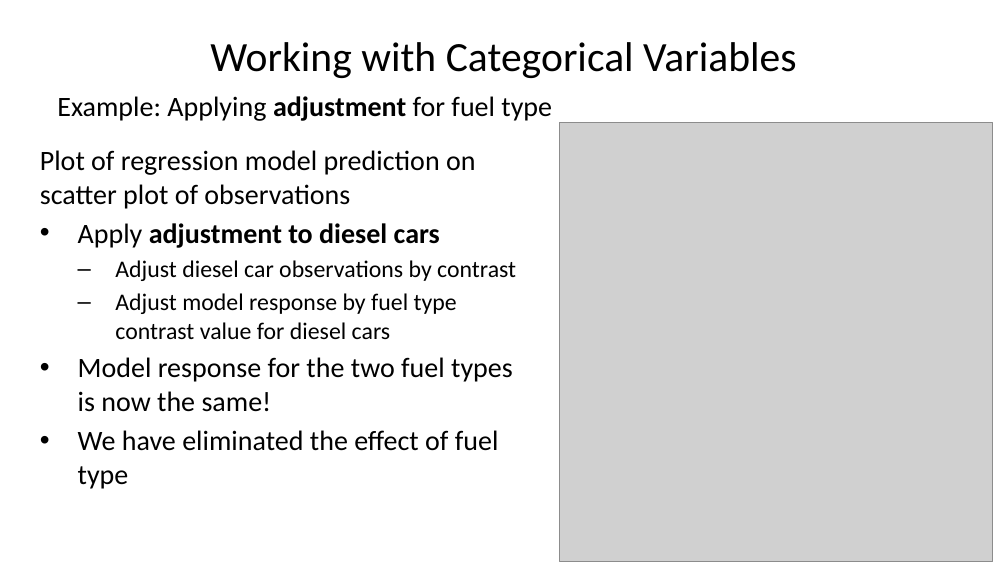
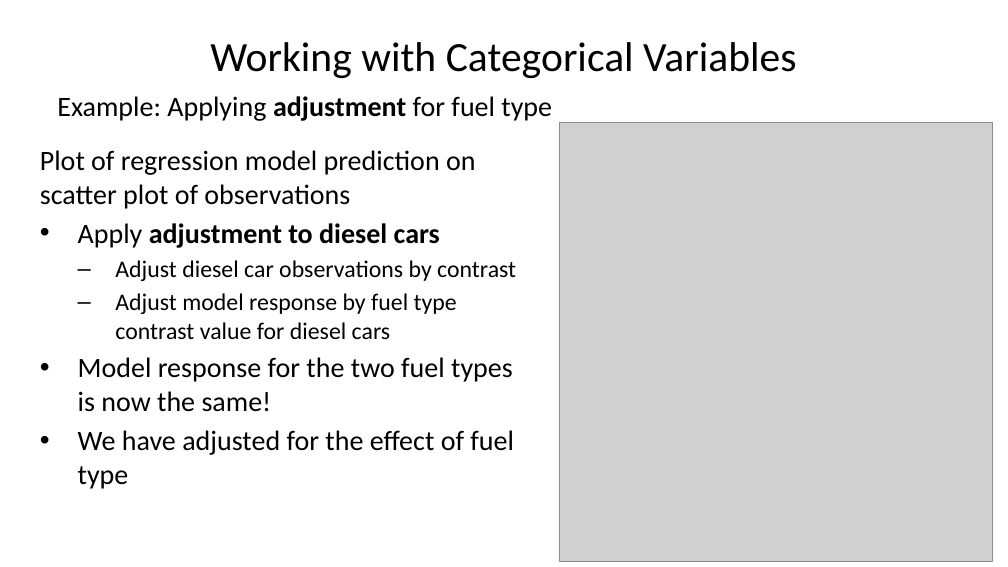
Before and after one commit to StephenElston/CSCI-E-83, a slide deck: slide 21 of LectureSlides/09_GeneralizingTheLinearModel.pptx. Drawn at 1008x567 pixels with LibreOffice and Linux fonts; fonts in the diff are those of the drawing; grey boxes stand for pictures. Boxes give left, top, right and bottom in pixels: in the first picture for what was removed or moved away, otherwise in the second. Text is boxed around its words. In the diff, an @@ line names an element or a change of style, - is before the commit and + after.

Commit message:
Updates from lecture

```diff
--- a/LectureSlides/09_GeneralizingTheLinearModel.pptx
+++ b/LectureSlides/09_GeneralizingTheLinearModel.pptx
@@ text at (x1=78, y1=430, x2=514, y2=489): text changed @@
-• We have eliminated the effect of fuel type
+• We have adjusted for the effect of fuel type
```
Also in this commit, not shown: 4 slides added.
